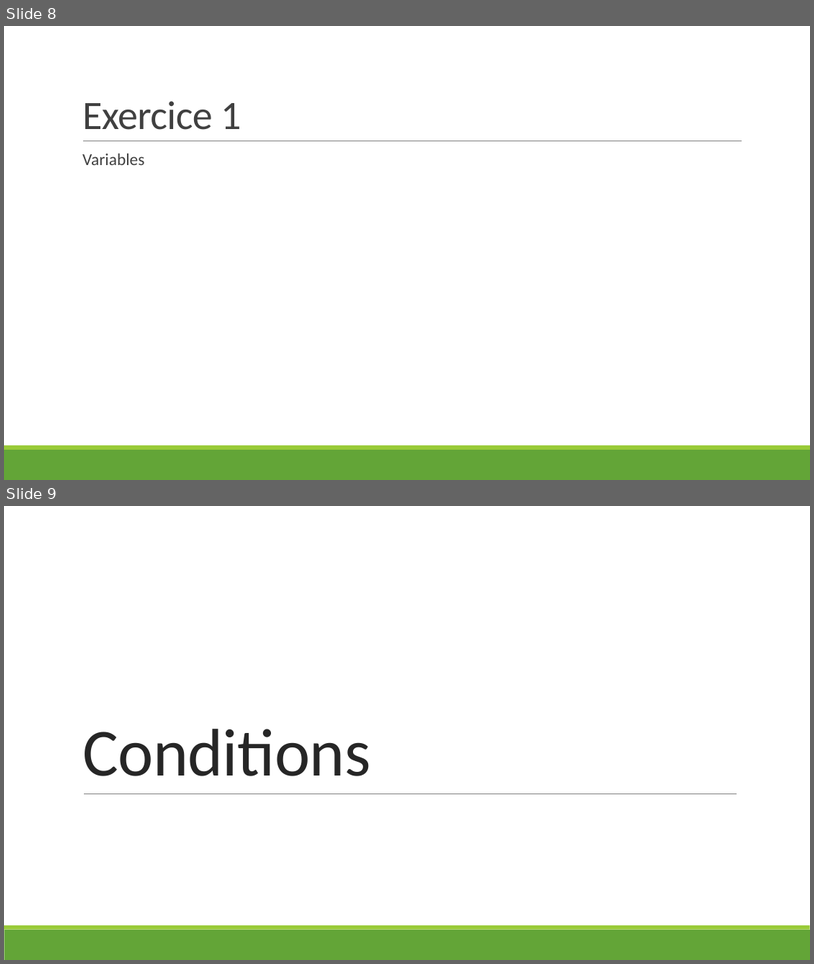
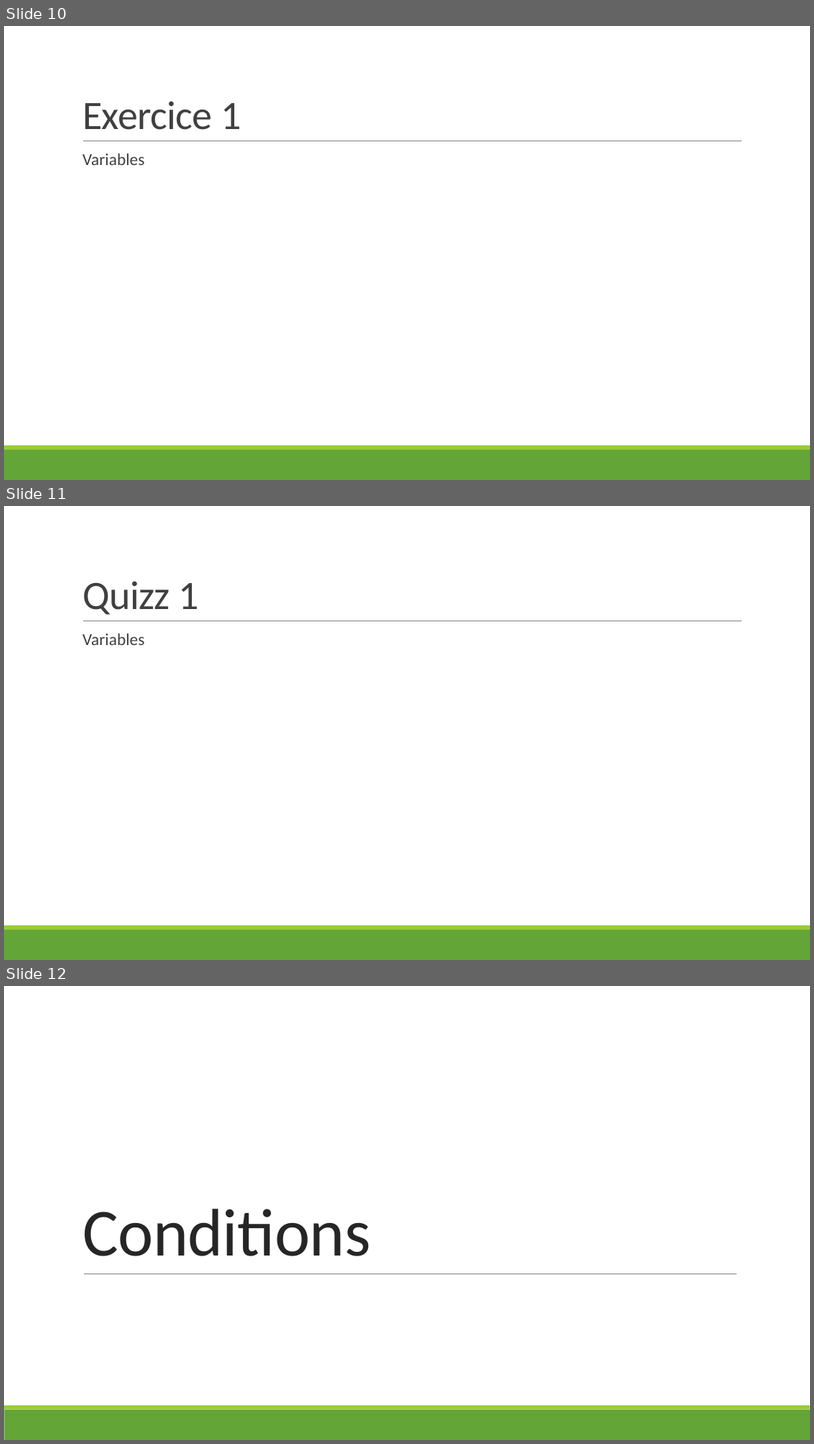
Before and after one commit to hermes-python-201910/courseware, a slide deck: slides.pptx. Shown one above the other, each under a label of ours: slides 8 and 9 before the commit, slides 10, 11 and 12 after it. The pictures are 814x964 and 814x1444 pixels, drawn with LibreOffice and Linux fonts; fonts in the diff are those of the drawing. Boxes give left, top, right and bottom in pixels: in the first picture for what was removed or moved away, otherwise in the second. Text is boxed around its words. In the diff, an @@ line names an element or a change of style, - is before the commit and + after.

```diff
--- a/slides.pptx
+++ b/slides.pptx
@@ slide 11 added at (4, 506, 810, 960), background #FFFFFF; not listed: 3 template elements that a slide beside it also shows @@
@@ title added at (82, 581, 198, 615), 48 pt, text #404040 @@
+Quizz 1
@@ text added at (82, 633, 144, 645), 20 pt, text #404040 @@
+  Variables
@@ what was slide 8 is now slide 10 @@
@@ what was slide 9 is now slide 12 @@
```
Also in this commit, not shown: 1 slide changed, 7 other slides added, 1 other file.
